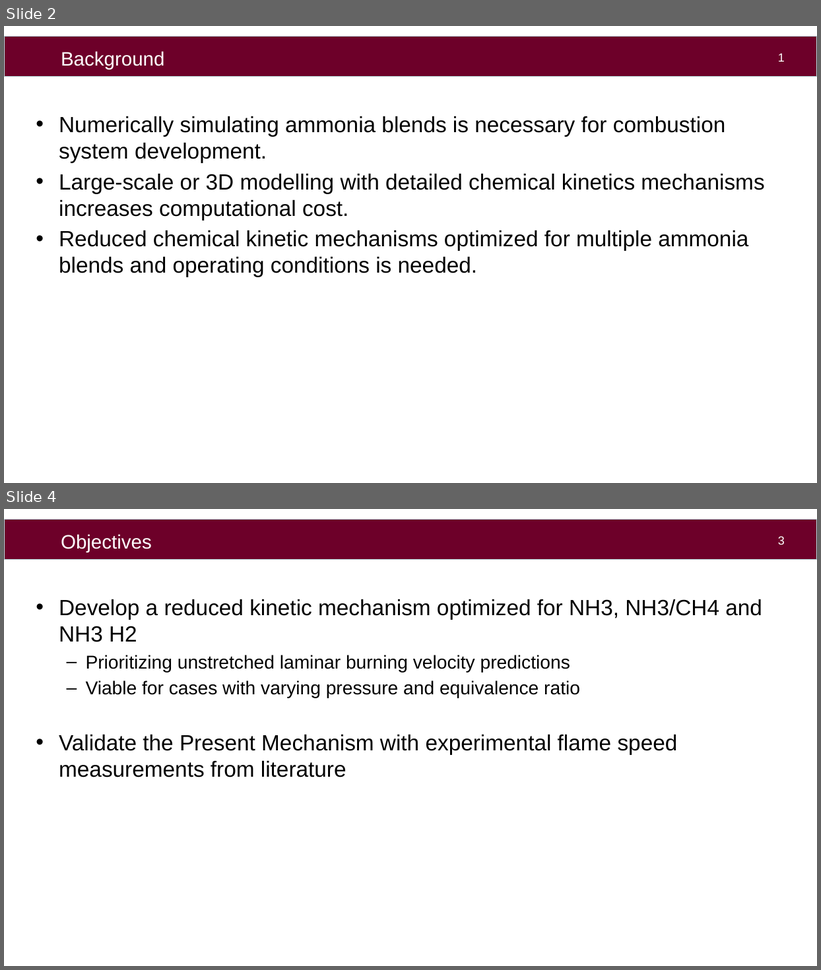
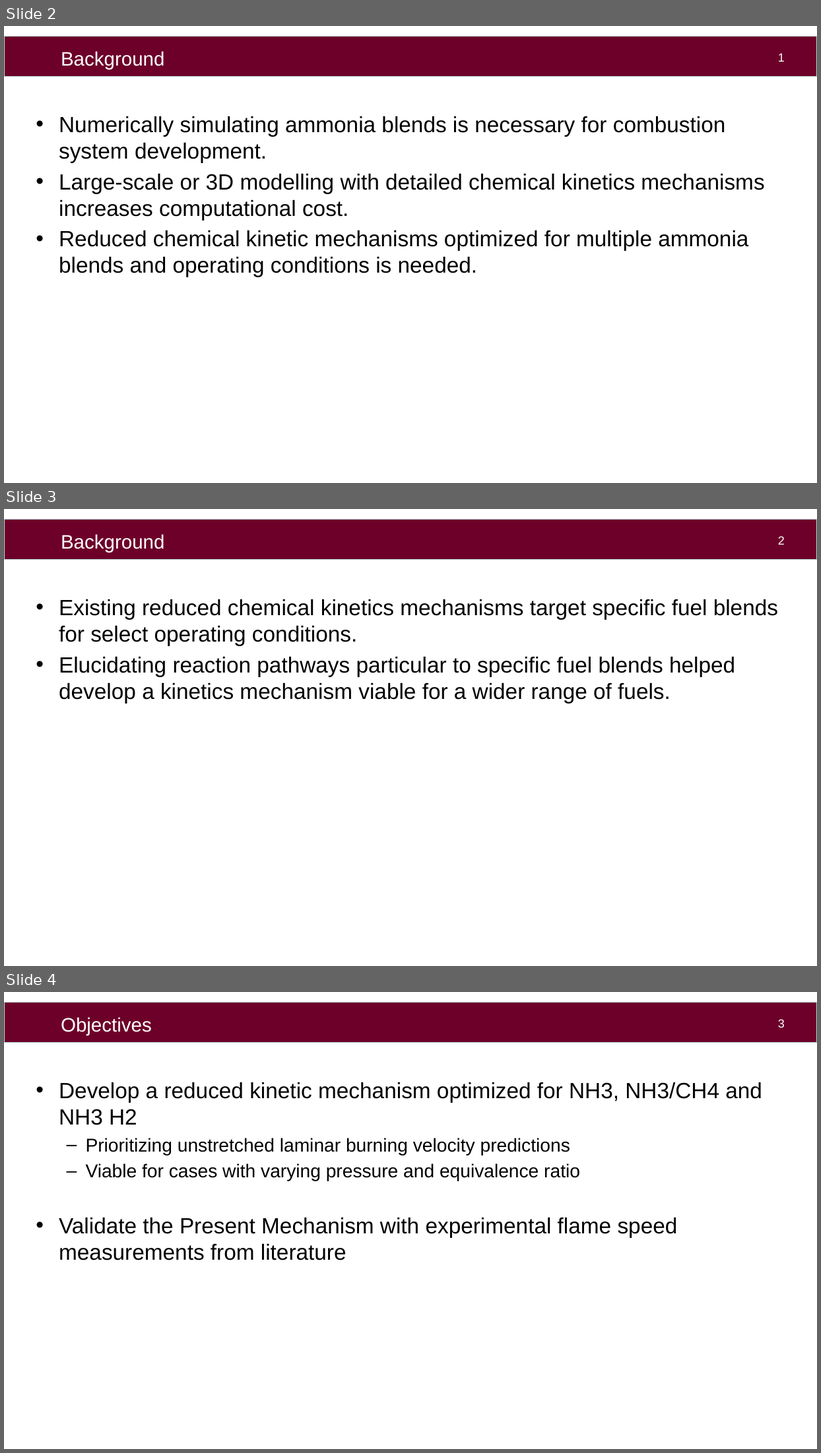
Before and after one commit to aahil-wq/lab-presentations, a slide deck: icfd2026/pres/kyushu_ppt_16-9.pptx. Shown one above the other, each under a label of ours: slides 2 and 4 before the commit, slides 2, 3 and 4 after it; the slides between them are not shown. The pictures are 821x970 and 821x1453 pixels, drawn with LibreOffice and Linux fonts; fonts in the diff are those of the drawing; background and template pictures are left out. Boxes give left, top, right and bottom in pixels: in the first picture for what was removed or moved away, otherwise in the second. Text is boxed around its words. In the diff, an @@ line names an element or a change of style, - is before the commit and + after.

```diff
--- a/icfd2026/pres/kyushu_ppt_16-9.pptx
+++ b/icfd2026/pres/kyushu_ppt_16-9.pptx
@@ slide 3 added at (4, 509, 817, 966), background #FFFFFF; not listed: 1 template element that a slide beside it also shows @@
@@ text added at (61, 534, 164, 553), 23 pt, text #FFFFFF @@
+Background
@@ page number added at (778, 536, 785, 545), 14 pt, text #FFFFFF @@
+2
@@ text added at (59, 599, 778, 703), 26 pt, text #000000 @@
+• Existing reduced chemical kinetics mechanisms target specific fuel blends for select operating conditions.
+• Elucidating reaction pathways particular to specific fuel blends helped develop a kinetics mechanism viable for a wider range of fuels.
```
Also in this commit, not shown: 1 slide changed, 2 slides removed, 1 other file.
